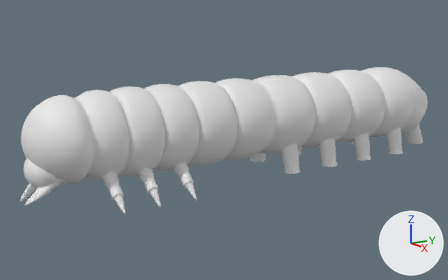
The Blender file 01/Assets/models/enemies/caterpillars/caterpillar05.blend as it was, and as the next commit left it.
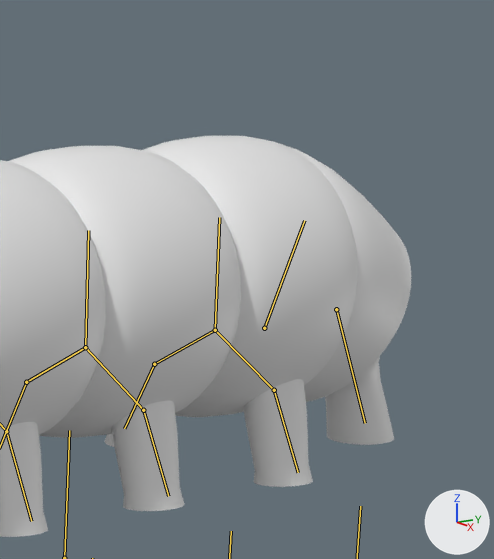
Each version appears first whole from a camera (50 mm lens) standing at (12.23, -2.84, 2.72) and looking at (-0.43, 5.33, -0.59), and next in a close-up on the part from 73% to 100% of the width and 12% to 62% of the height. Every picture has the same lights, and +X, +Y and +Z are marked at lower right. Both versions are drawn at frame 11 of the action 'c1_walking.R'; the numbers are the values there. The bones that bend it are drawn over the model as lines in the close-ups.

In view in the first close-up: 'body_inner_skin', 'body_outer_shape', 'prolegs', 'tail'.
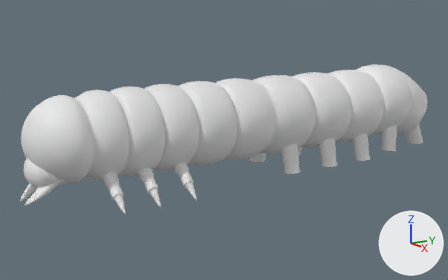
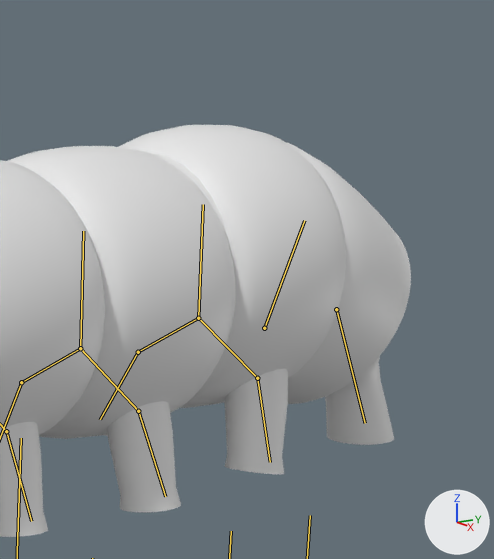
Changed parts and their boxes [x1, y1, x2, y2] in the close-ups (494 x 559 px):
'body_outer_shape', posed: before [0, 136, 357, 438]; after [0, 125, 346, 439]
'prolegs', posed: before [0, 379, 313, 537]; after [0, 369, 288, 537]
'tail', posed: before [287, 146, 411, 445]; after [286, 142, 411, 445]
bone 'segment09', root to tip: before (215, 330) to (219, 217); after (198, 318) to (203, 204)

What the commit changed:
Bone 'segment09' (bone_segment09) moves from (0.0, 0.0, 0.0) to (0.0, 0.11, 0.17).
Bone 'proleg04_ik.L' (bone_proleg04_ik_l) moves from (0.0, 0.0, 0.0) to (0.0, 0.0, 0.49).
Bone 'proleg04_ik.R' (bone_proleg04_ik_r) moves from (0.0, 0.0, 0.0) to (0.0, 0.0, 0.49).
